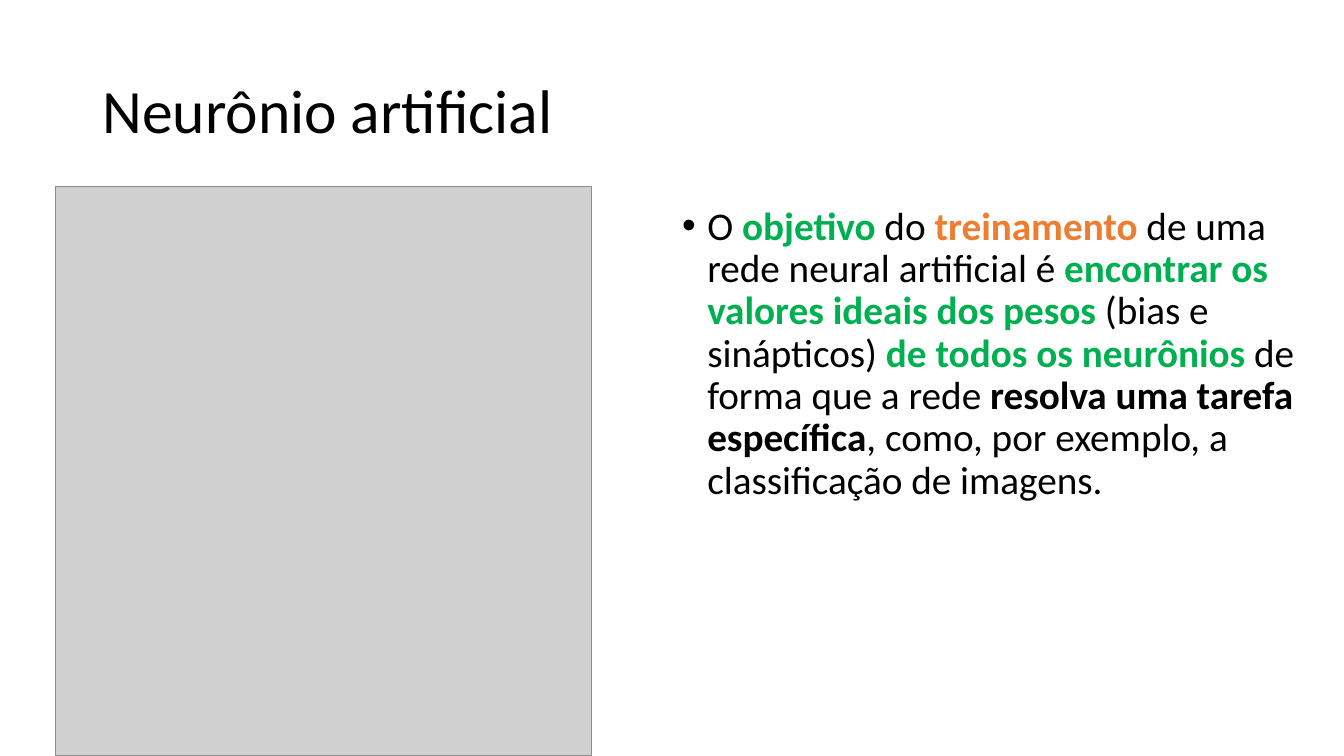
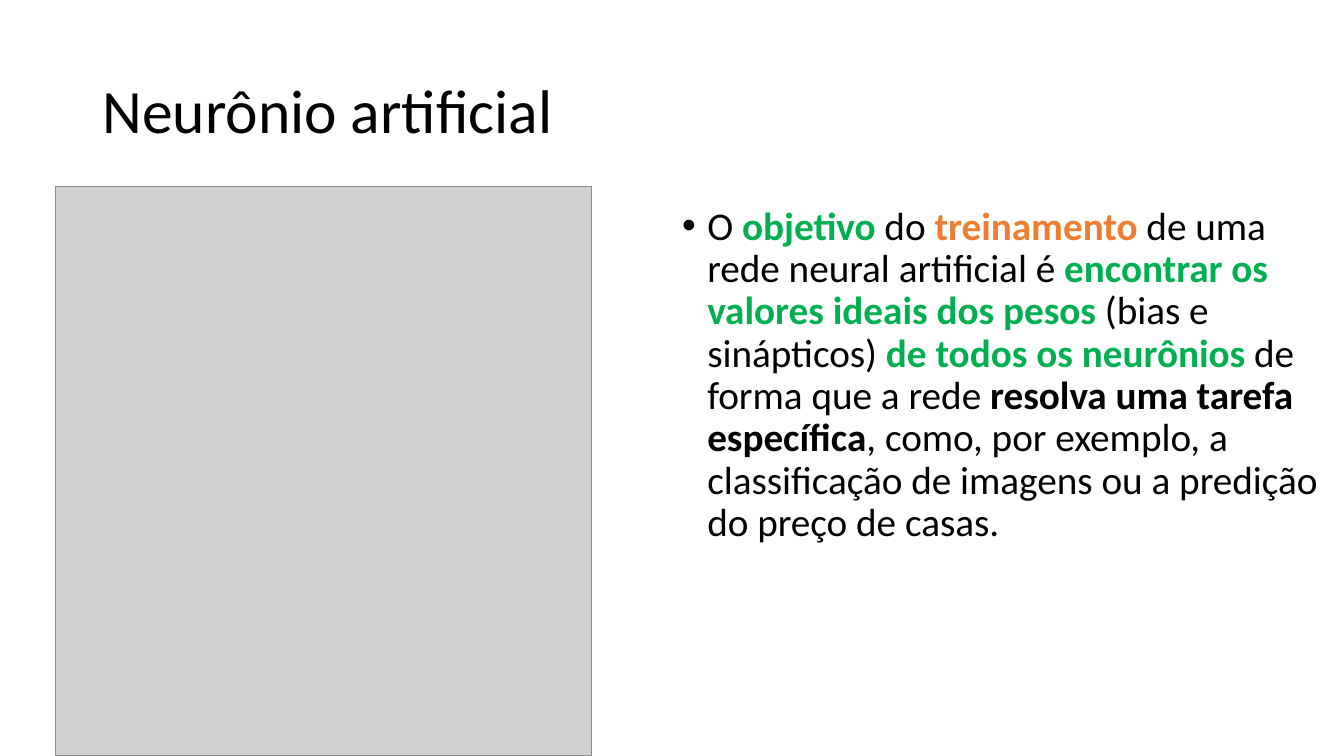
Before and after one commit to zz4fap/c24_inteligencia_artificial, a slide deck: slide 14 of slides/C24_MLP.pptx. Drawn at 1344x756 pixels with LibreOffice and Linux fonts; fonts in the diff are those of the drawing; grey boxes stand for pictures. Boxes give left, top, right and bottom in pixels: in the first picture for what was removed or moved away, otherwise in the second. Text is boxed around its words. In the diff, an @@ line names an element or a change of style, - is before the commit and + after.

```diff
--- a/slides/C24_MLP.pptx
+++ b/slides/C24_MLP.pptx
@@ text at (x1=707, y1=212, x2=1317, y2=543): text changed @@
-• O objetivo do treinamento de uma rede neural artificial é encontrar os valores ideais dos pesos (bias e sinápticos) de todos os neurônios de forma que a rede resolva uma tarefa específica, como, por exemplo, a classificação de imagens.
+• O objetivo do treinamento de uma rede neural artificial é encontrar os valores ideais dos pesos (bias e sinápticos) de todos os neurônios de forma que a rede resolva uma tarefa específica, como, por exemplo, a classificação de imagens ou a predição do preço de casas.
```
Also in this commit, not shown: 2 other slides changed, 13 slides added, 11 slides removed.
